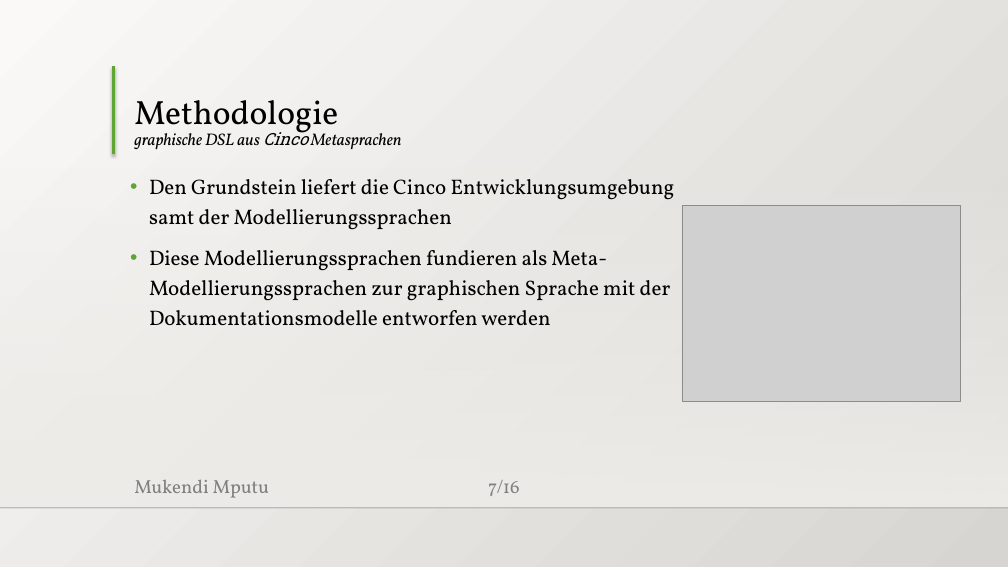
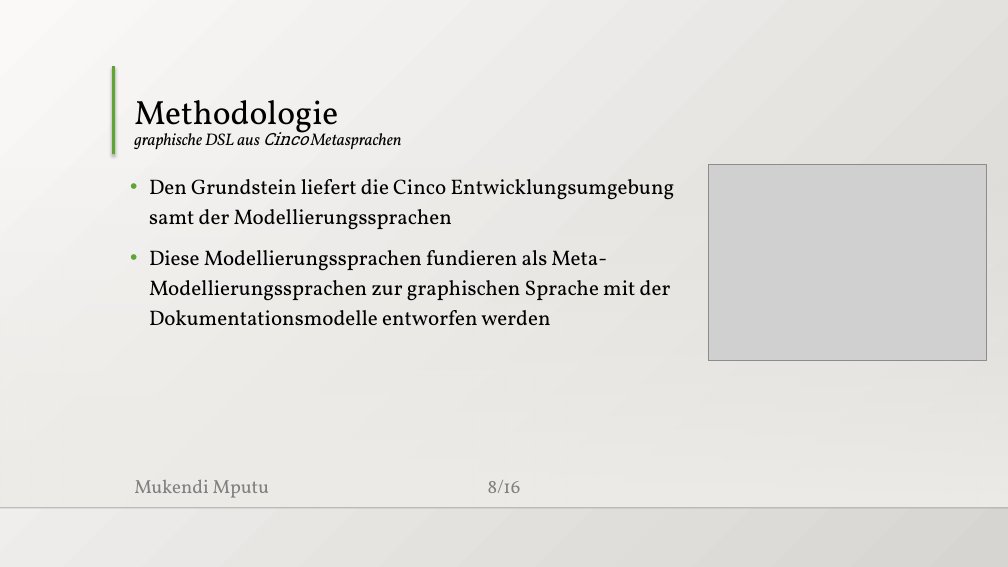
Before and after one commit to MukendiMputu/BachelorThesis, a slide deck: slide 8 of Abschlussvortrag.pptx (slide 7 before the commit). Drawn at 1008x567 pixels with LibreOffice and Linux fonts; fonts in the diff are those of the drawing; grey boxes stand for pictures; background and template pictures are left out. Boxes give left, top, right and bottom in pixels: in the first picture for what was removed or moved away, otherwise in the second. Text is boxed around its words. In the diff, an @@ line names an element or a change of style, - is before the commit and + after.

```diff
--- a/Abschlussvortrag.pptx
+++ b/Abschlussvortrag.pptx
@@ picture: place and size @@
-picture at <box>682,206,960,402</box>
+picture at <box>709,165,987,361</box>
@@ page number at <box>488,480,521,493</box>: text changed @@
-7/16
+8/16
```
Also in this commit, not shown: 3 slides added, 1 slide removed, 5 other files.
